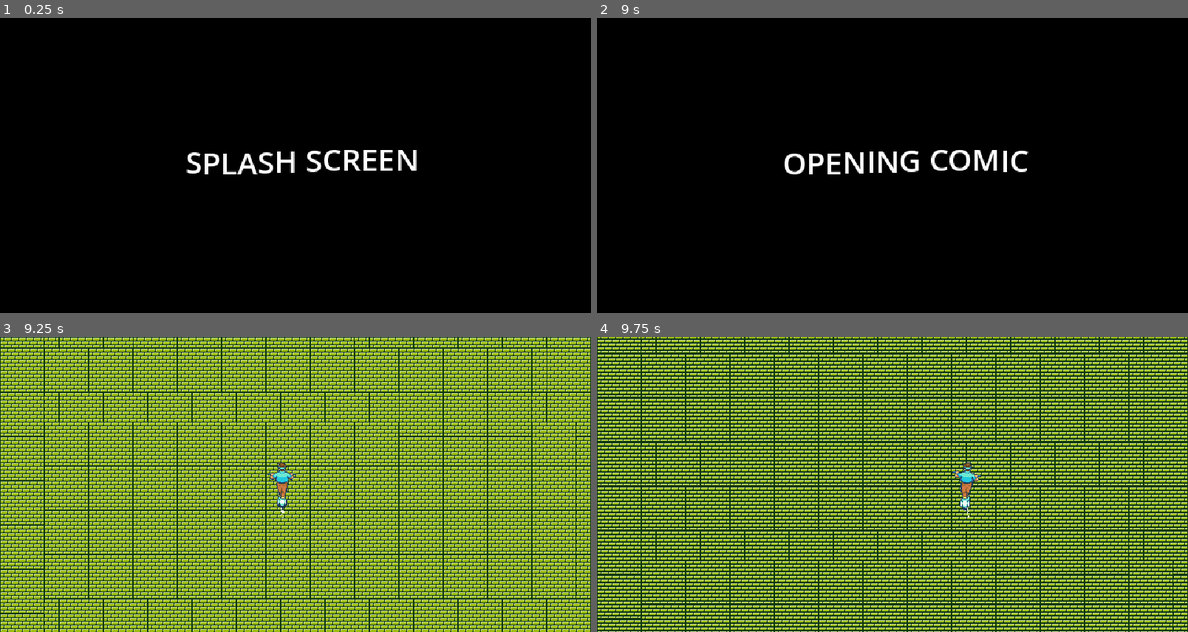
Above: before the commit, frames 1-4 (two rows, left to right).
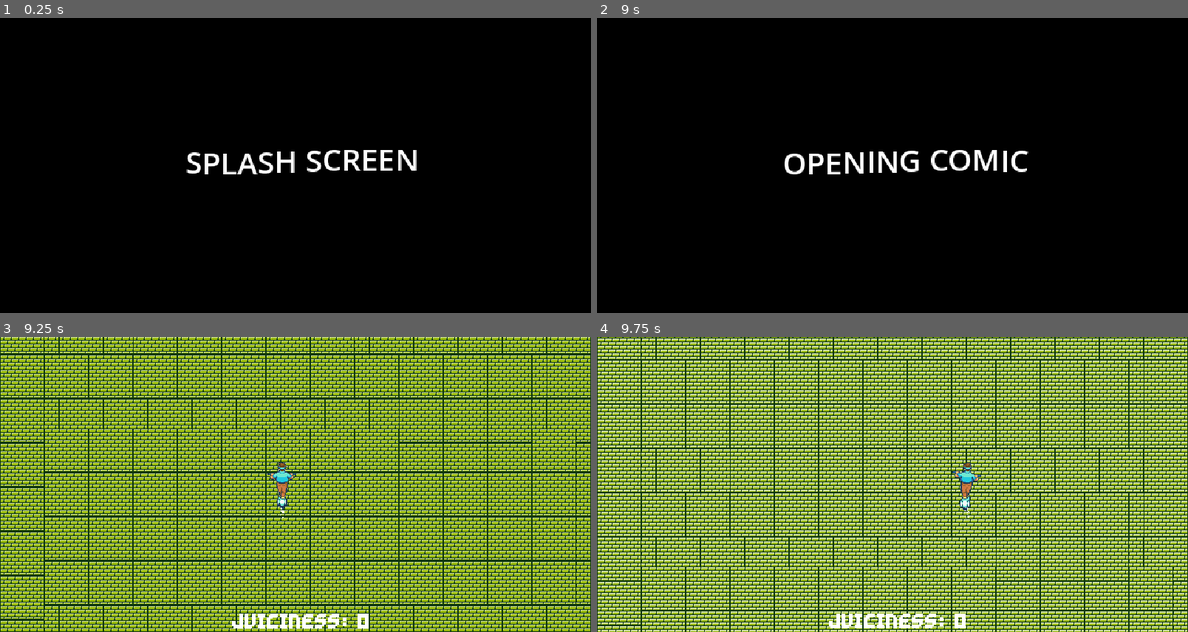
Above: after the commit, the same moments.

Repository: casualxcrisis/citrus-inc
Game: Godot game, scene res://scenes/ui/splash_screen.tscn
The game is run twice, just before and just after one commit, with the same random seed, the same clock (stepped at 60 frames per second) and the same inputs. The engine's default icon, where the game draws it, is replaced by a stand-in: a white triangle on a blue panel in a dark square.
Inputs (mouse positions are in pixels of both pictures, inside the frame that each line leads up to):
- Up to frame 1 (0.25 s): no input
- Up to frame 2 (9 s): move the mouse to (1022, 150) at 0.52 s; move the mouse to (774, 180) at 1.27 s; move the mouse to (951, 100) at 2.02 s; move the mouse to (862, 224) at 2.77 s; move the mouse to (1069, 209) at 3.52 s; move the mouse to (715, 121) at 4.27 s; move the mouse to (922, 165) at 5.02 s; move the mouse to (803, 91) at 5.77 s; move the mouse to (1022, 150) at 6.52 s; move the mouse to (774, 180) at 7.27 s; move the mouse to (951, 100) at 8.02 s; move the mouse to (862, 224) at 8.77 s
- Up to frame 3 (9.25 s): no input
- Up to frame 4 (9.75 s): move the mouse to (1069, 528) at 9.52 s

Frames 1-2 are identical in both runs. In frame 3, 59% of the frame differs, in the area x 0-100%, y 0-100%; in frame 4, 71%.

Commit message:
Cleaned up unused variables

Diff:
--- a/assets/scripts/levels/testing_ground.gd
+++ b/assets/scripts/levels/testing_ground.gd
@@ -2,8 +2,6 @@
 
 func _ready() -> void:
 	Input.mouse_mode = Input.MOUSE_MODE_CONFINED_HIDDEN
-	await get_tree().create_timer(4).timeout
-	Global.terrain_speed = -900
 
 func _process(delta: float) -> void:
 	if Input.is_action_just_pressed("free_mouse"):
--- a/assets/scripts/system/global.gd
+++ b/assets/scripts/system/global.gd
@@ -7,7 +7,7 @@
 
 #Score
 var fruit_score = 0
-
-#Terrain Speed
-var terrain_speed: float = -300.0
-var speed_up_amnt: float = -100.0
+var lime = 10
+var lemon = 20
+var orange = 30
+var buddha = 50
--- /dev/null
+++ b/assets/scripts/system/score_label.gd
@@ -0,0 +1,5 @@
+extends RichTextLabel
+
+
+func _process(delta: float) -> void:
+	set_text("Juiciness: " + var_to_str(Global.fruit_score))
--- a/assets/scripts/system/terrain_controller.gd
+++ b/assets/scripts/system/terrain_controller.gd
@@ -74,5 +74,5 @@
 	var current_terrain_vel = terrain_velocity
 	tween.set_trans(Tween.TRANS_QUINT)
 	tween.set_ease(Tween.EASE_IN)
-	tween.tween_property(self, "terrain_velocity", (current_terrain_vel - 100), 3.0) #duration and speed up amount can be tweaked to levels that make sense here
+	tween.tween_property(self, "terrain_velocity", (current_terrain_vel - 50), 3.0) #duration and speed up amount can be tweaked to levels that make sense here
 	%SpeedUpTimer.start(10) #should add different timer amounts for different speed levels i.e. one time for easy and middle speeds and longer timer for the last harder ones <800 is impossible tho
--- a/scenes/environment/testing_ground.tscn
+++ b/scenes/environment/testing_ground.tscn
@@ -5,6 +5,8 @@
 [ext_resource type="Script" uid="uid://c61387bllj1yg" path="res://assets/scripts/system/player_cam.gd" id="4_6isrq"]
 [ext_resource type="PackedScene" uid="uid://c25nv1c1clthu" path="res://scenes/environment/terrains/terrain_controller.tscn" id="5_380s4"]
 [ext_resource type="PackedScene" uid="uid://fp5s56vt6moc" path="res://scenes/obstacles/pothole.tscn" id="5_teywi"]
+[ext_resource type="FontFile" uid="uid://dqm0auf56xh1w" path="res://assets/UI/GravityBold8.ttf" id="6_jpf7c"]
+[ext_resource type="Script" uid="uid://6lk1tsyfipd8" path="res://assets/scripts/system/score_label.gd" id="7_0qc58"]
 
 [node name="TestingGround" type="Node2D" unique_id=189769796]
 script = ExtResource("1_6lkv4")
@@ -16,17 +18,39 @@
 
 [node name="MousePlayer" parent="." unique_id=2094407848 instance=ExtResource("2_vpoes")]
 unique_name_in_owner = true
-position = Vector2(320, 224)
+position = Vector2(320, 217)
 
 [node name="PlayerCam" type="Camera2D" parent="." unique_id=1266301556]
 unique_name_in_owner = true
-position = Vector2(320, 224)
+position = Vector2(320, 140)
 script = ExtResource("4_6isrq")
 
-[node name="Control" type="Control" parent="PlayerCam" unique_id=1573432593]
+[node name="PlayerUI" type="Control" parent="PlayerCam" unique_id=1573432593]
 layout_mode = 3
-anchors_preset = 0
-offset_left = -266.0
-offset_top = -131.0
-offset_right = 265.0
-offset_bottom = -91.0
+anchors_preset = 7
+anchor_left = 0.5
+anchor_top = 1.0
+anchor_right = 0.5
+anchor_bottom = 1.0
+offset_left = -265.0
+offset_top = 155.0
+offset_right = 266.0
+offset_bottom = 195.0
+grow_horizontal = 2
+grow_vertical = 0
+
+[node name="Score" type="RichTextLabel" parent="PlayerCam/PlayerUI" unique_id=960652623]
+unique_name_in_owner = true
+layout_mode = 1
+anchors_preset = 5
+anchor_left = 0.5
+anchor_right = 0.5
+offset_left = -195.5
+offset_top = -15.0
+offset_right = 207.27496
+offset_bottom = 25.0
+grow_horizontal = 2
+theme_override_fonts/normal_font = ExtResource("6_jpf7c")
+bbcode_enabled = true
+horizontal_alignment = 1
+script = ExtResource("7_0qc58")
Not shown, added: assets/scripts/system/score_label.gd.uid
